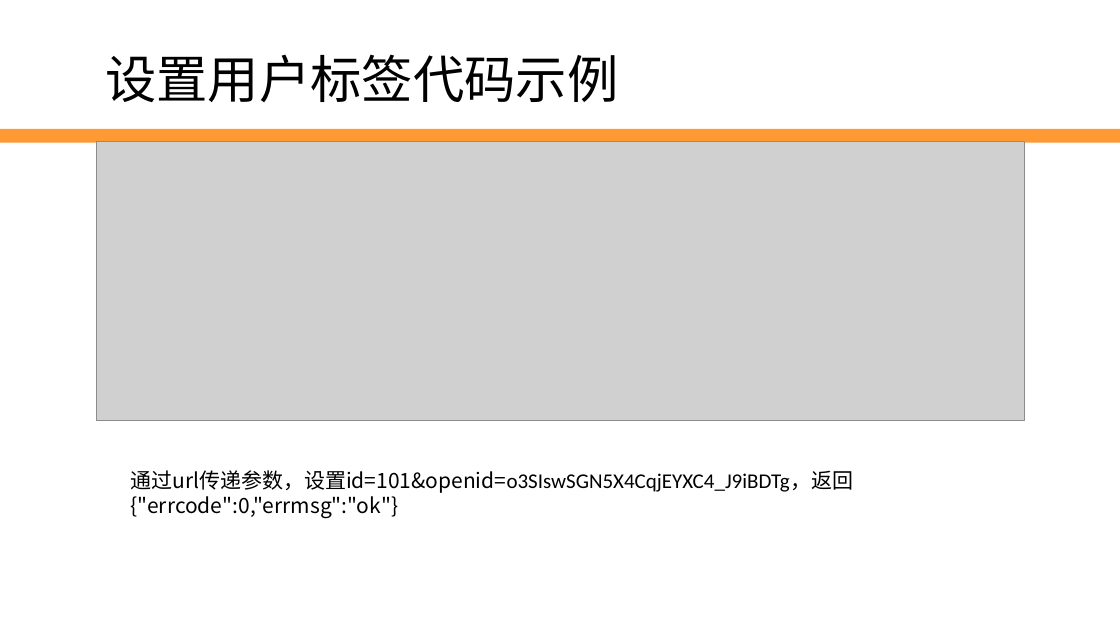
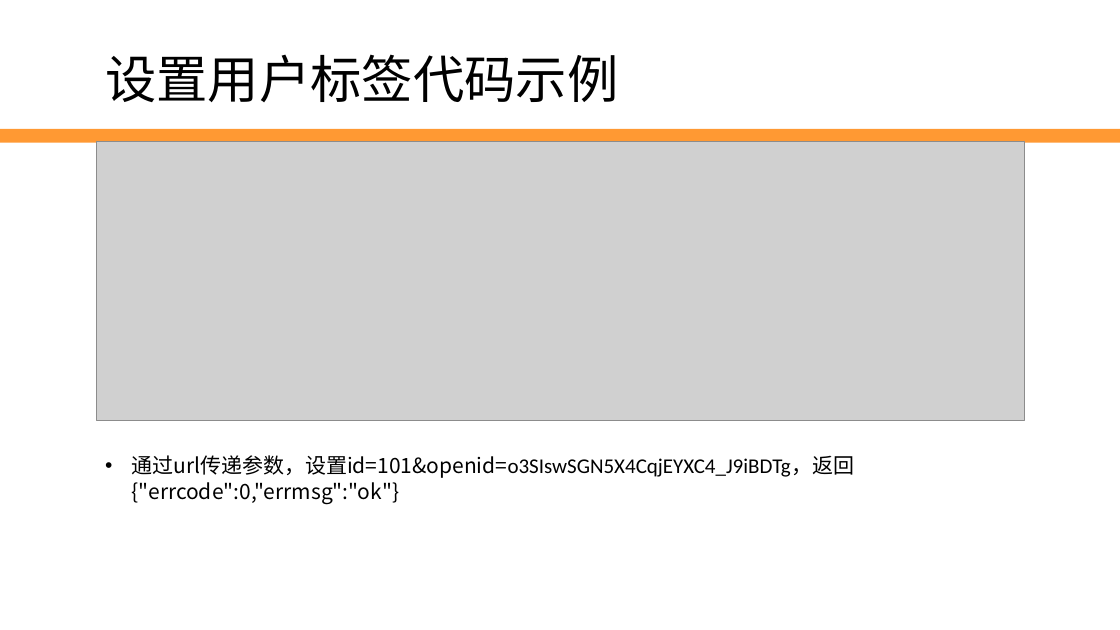
Before and after one commit to edu2act/2017-2018_1st_Wechat_Web_Programming, a slide deck: slide 26 of 课程ppt/第8讲 用户管理.pptx (slide 16 before the commit). Drawn at 1120x630 pixels with LibreOffice and Linux fonts; fonts in the diff are those of the drawing; grey boxes stand for pictures; background and template pictures are left out. Boxes give left, top, right and bottom in pixels: in the first picture for what was removed or moved away, otherwise in the second. Text is boxed around its words. In the diff, an @@ line names an element or a change of style, - is before the commit and + after.

```diff
--- a/课程ppt/第8讲 用户管理.pptx
+++ b/课程ppt/第8讲 用户管理.pptx
@@ text "通过url传递参数，设置id=101&openid=o3SIswSGN5X4CqjEYXC4_J9iBDTg，返回{"e ...": place and size @@
-text "通过url传递参数，设置id=101&openid=o3SIswSGN5X4CqjEYXC4_J9iBDTg，返回{"e ..." at (130, 470, 853, 518)
+text "通过url传递参数，设置id=101&openid=o3SIswSGN5X4CqjEYXC4_J9iBDTg，返回{"e ..." at (131, 455, 854, 504)
@@ text "通过url传递参数，设置id=101&openid=o3SIswSGN5X4CqjEYXC4_J9iBDTg，返回{"e ..." at (131, 455, 854, 504): bullet none to • @@
```
Also in this commit, not shown: 20 other slides changed, 3 slides added.
